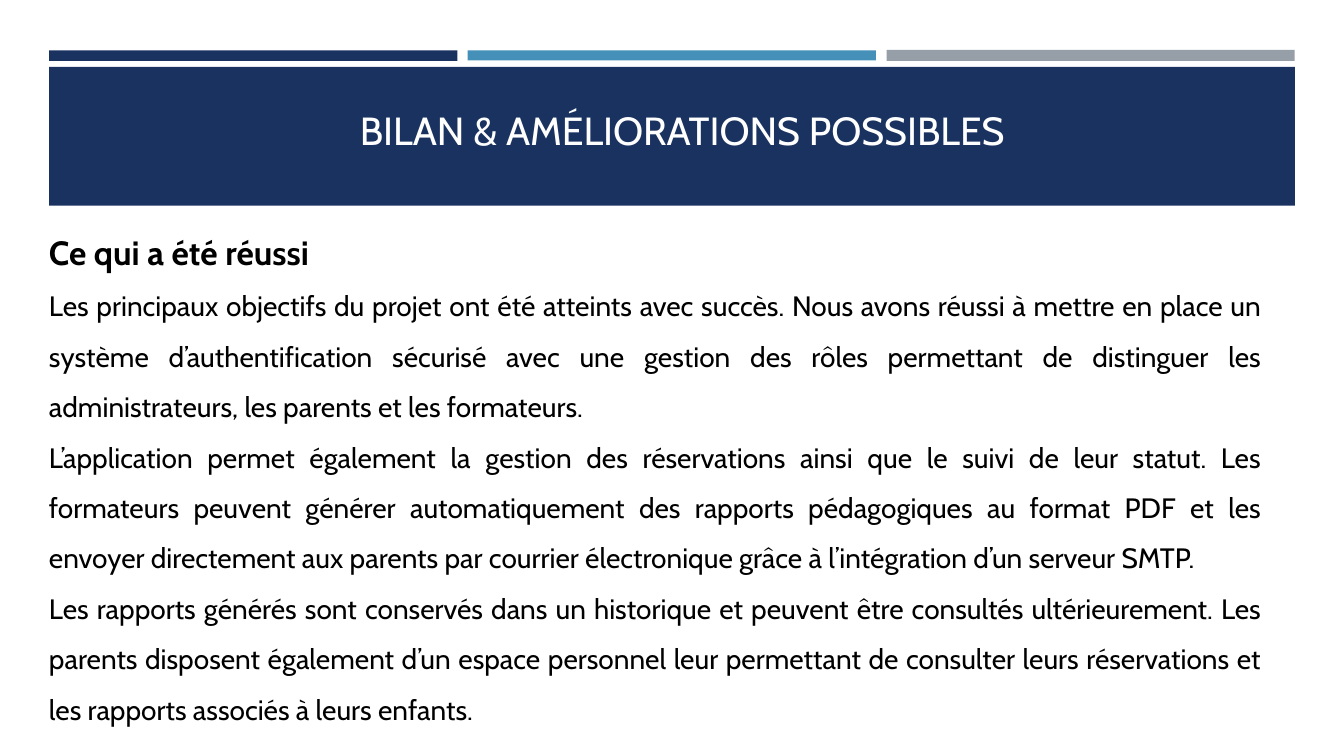
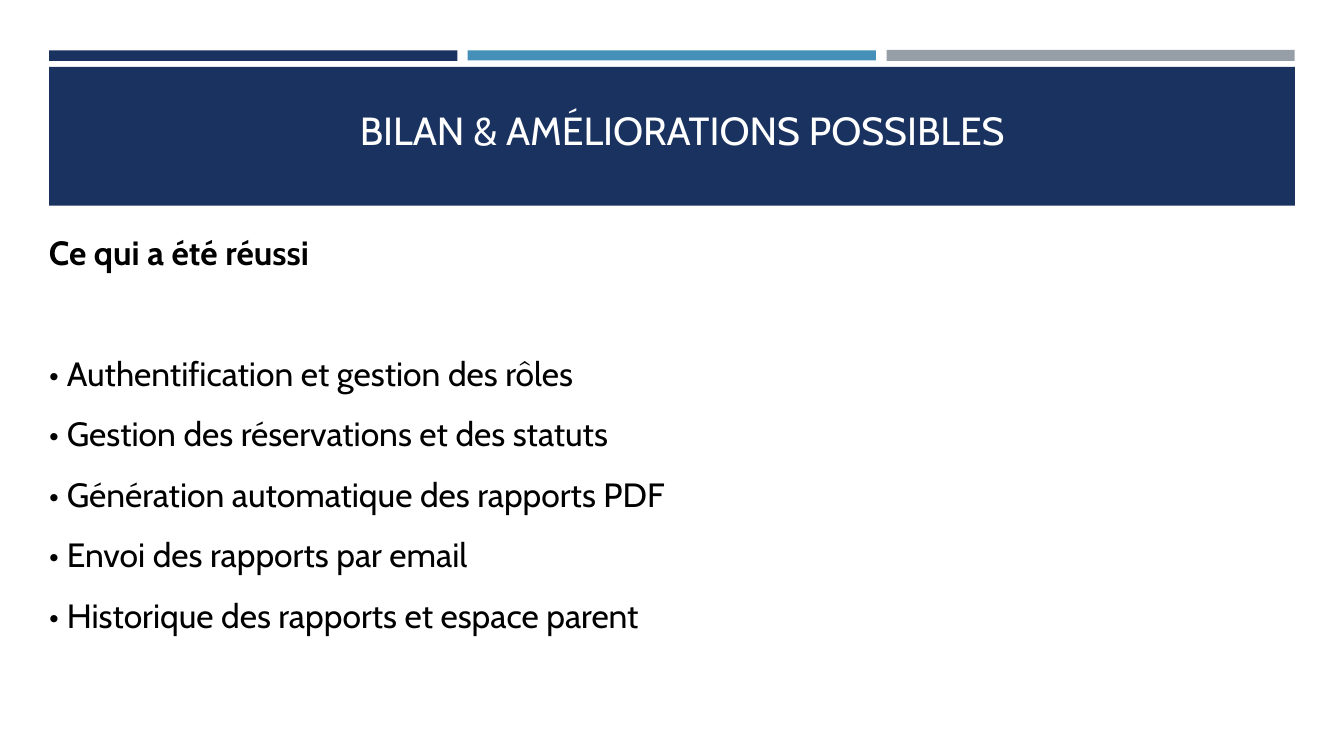
Before and after one commit to saratai2021-creator/summerCamp, a slide deck: slide 16 of la présentation du projet de synthèse.pptx. Drawn at 1344x756 pixels with LibreOffice and Linux fonts; fonts in the diff are those of the drawing. Boxes give left, top, right and bottom in pixels: in the first picture for what was removed or moved away, otherwise in the second. Text is boxed around its words. In the diff, an @@ line names an element or a change of style, - is before the commit and + after.

```diff
--- a/la présentation du projet de synthèse.pptx
+++ b/la présentation du projet de synthèse.pptx
@@ text at (67, 360, 664, 636): text changed; size 20 to 24 pt @@
-Les principaux objectifs du projet ont été atteints avec succès. Nous avons réussi à mettre en place un système d’authentification sécurisé avec une gestion des rôles permettant de distinguer les administrateurs, les parents et les formateurs.
-L’application permet également la gestion des réservations ainsi que le suivi de leur statut. Les formateurs peuvent générer automatiquement des rapports pédagogiques au format PDF et les envoyer directement aux parents par courrier électronique grâce à l’intégration d’un serveur SMTP.
-Les rapports générés sont conservés dans un historique et peuvent être consultés ultérieurement. Les parents disposent également d’un espace personnel leur permettant de consulter leurs réservations et les rapports associés à leurs enfants.
+• Authentification et gestion des rôles
+• Gestion des réservations et des statuts
+• Génération automatique des rapports PDF
+• Envoi des rapports par email
+• Historique des rapports et espace parent
```
Also in this commit, not shown: 8 other slides changed, 4 other files.
